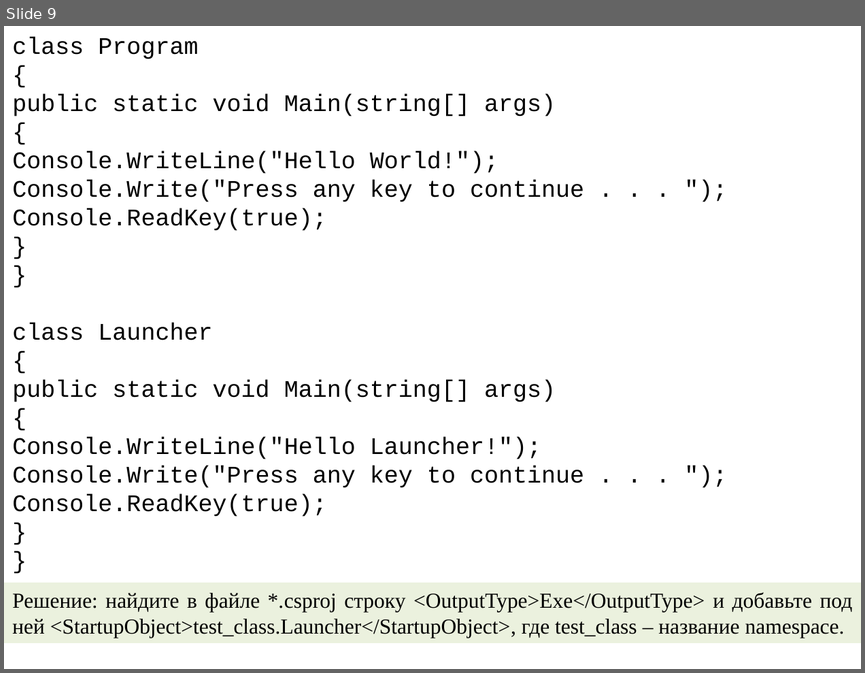
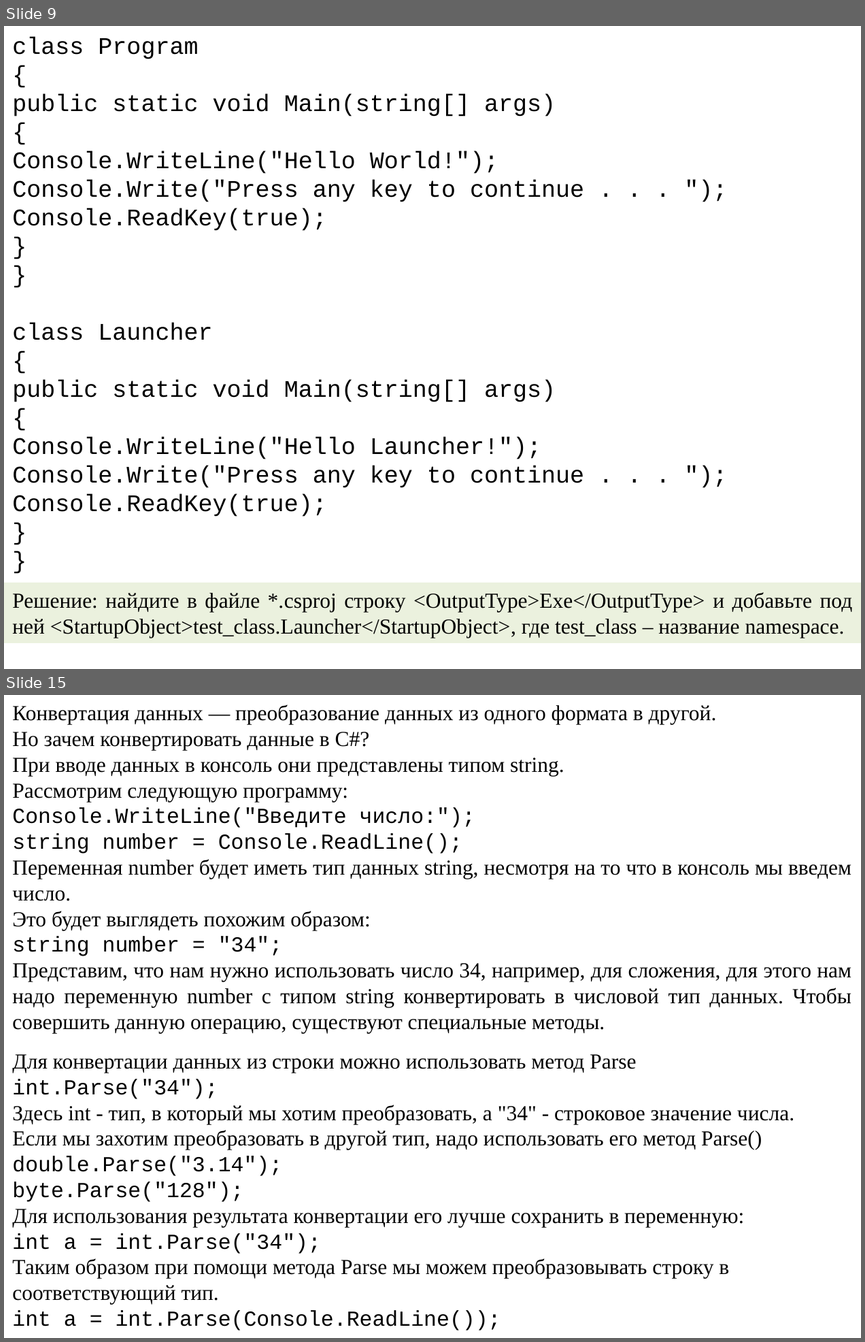
Before and after one commit to mbdatateach/site, a slide deck: 3испсп/технологии программирования/лекции/1.pptx. Shown one above the other, each under a label of ours: slide 9 before the commit, slides 9 and 15 after it; the slides between them are not shown. The pictures are 865x673 and 865x1342 pixels, drawn with LibreOffice and Linux fonts; fonts in the diff are those of the drawing. Boxes give left, top, right and bottom in pixels: in the first picture for what was removed or moved away, otherwise in the second. Text is boxed around its words. In the diff, an @@ line names an element or a change of style, - is before the commit and + after.

```diff
--- a/3испсп/технологии программирования/лекции/1.pptx
+++ b/3испсп/технологии программирования/лекции/1.pptx
@@ slide 15 added at (4,695,861,1338), background #FFFFFF @@
@@ text added at (12,705,851,1033), 18 pt, text #000000 @@
+Конвертация данных — преобразование данных из одного формата в другой.
+Но зачем конвертировать данные в C#?
+При вводе данных в консоль они представлены типом string.
+Рассмотрим следующую программу:
+Console.WriteLine("Введите число:");
+string number = Console.ReadLine();
+Переменная number будет иметь тип данных string, несмотря на то что в консоль мы введем число.
+Это будет выглядеть похожим образом:
+string number = "34";
+Представим, что нам нужно использовать число 34, например, для сложения, для этого нам надо переменную number с типом string конвертировать в числовой тип данных. Чтобы совершить данную операцию, существуют специальные методы.
@@ text added at (12,1054,794,1330), 18 pt, text #000000 @@
+Для конвертации данных из строки можно использовать метод Parse
+int.Parse("34");
+Здесь int - тип, в который мы хотим преобразовать, а "34" - строковое значение числа.
+Если мы захотим преобразовать в другой тип, надо использовать его метод Parse()
+double.Parse("3.14");
+byte.Parse("128");
+Для использования результата конвертации его лучше сохранить в переменную:
+int a = int.Parse("34");
+Таким образом при помощи метода Parse мы можем преобразовывать строку в соответствующий тип.
+int a = int.Parse(Console.ReadLine());
```
Also in this commit, not shown: 1 slide changed, 16 other slides added, 30 other files.
